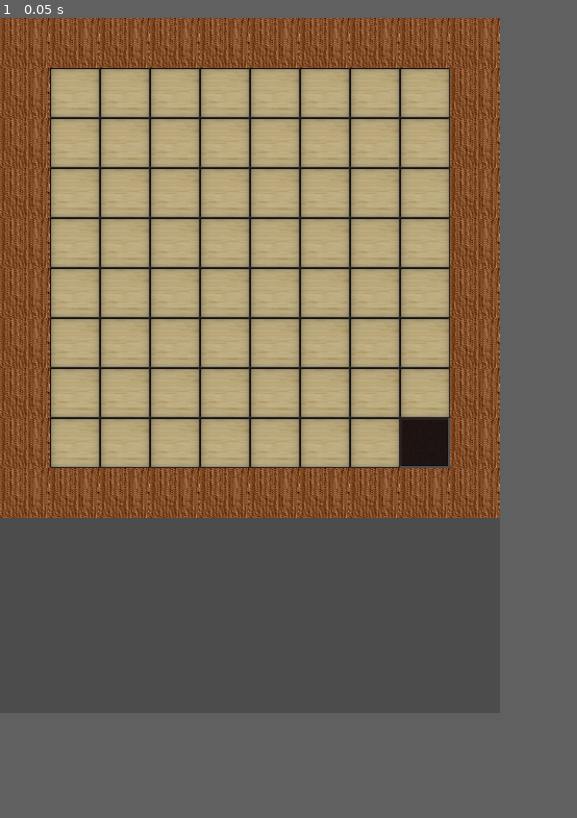
Above: before the commit, frame 1.
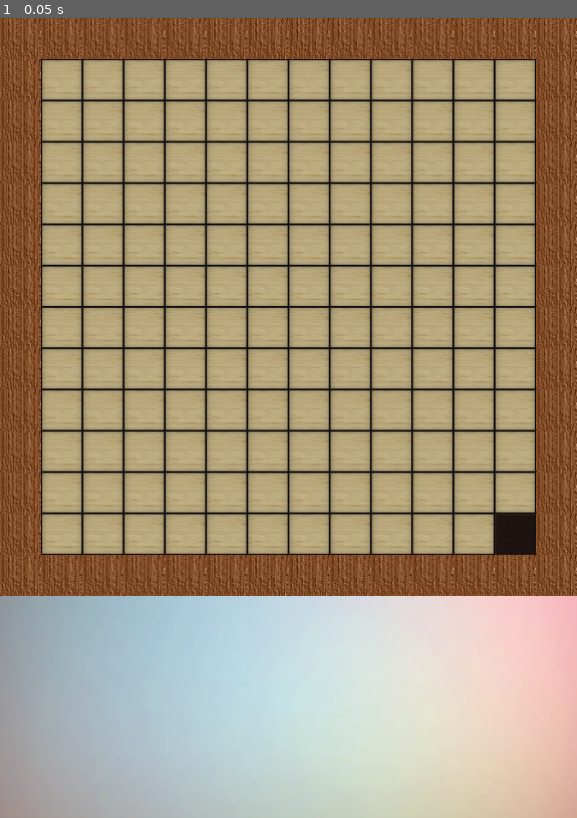
Above: after the commit, the same moment.

Repository: ahmetilgin/WordFinding
Game: Godot game, scene res://game.tscn
Same seed, same stepped clock (60 frames per second), same inputs: the game is played once before the commit and once after it.
Inputs:
- Up to frame 1 (0.05 s): no input
In our replay, the window is 500x695 before the commit and 577x800 after it. These sizes can differ from the game's own. Grey fills any space a smaller window leaves; there, only what the larger window draws over its background counts as a difference.

The runs differ from the first frame. In frame 1, 70% of the frame differs, in the area x 0-100%, y 0-100%.

Commit message:
bug fix

Diff:
--- a/Background.tscn
+++ b/Background.tscn
@@ -5,8 +5,8 @@
 [node name="background" type="Node2D"]
 
 [node name="background" type="TextureRect" parent="."]
-margin_right = 40.0
-margin_bottom = 40.0
+margin_right = 48.0
+margin_bottom = 48.0
 texture = ExtResource( 1 )
 __meta__ = {
 "_edit_use_anchors_": false
--- a/game.gd
+++ b/game.gd
@@ -6,6 +6,7 @@
 func fill_frames(position):
 	var frame = frame_scene.instance()
 	add_child(frame)
+	frame.set_z_index(1)
 	frame.set_scale(Vector2(Globals.divition_ratio,Globals.divition_ratio))
 	frame.set_global_position(position)
 
@@ -38,8 +39,7 @@
 			var back = background.instance()
 			add_child(back)
 			back.set_z_index(-1)
-			var back_size = back.get_node("background").rect_size
-			back.get_node("background")._set_size(back_size * Globals.divition_ratio)
+			back.set_scale(Vector2(Globals.divition_ratio,Globals.divition_ratio))
 			back.set_global_position(Vector2(x * current_cell_size + current_cell_size, y* current_cell_size + current_cell_size))
 			if x == Globals.map_size - 1 and y == Globals.map_size - 1:
 				continue
--- a/game.tscn
+++ b/game.tscn
@@ -1,6 +1,13 @@
-[gd_scene load_steps=2 format=2]
+[gd_scene load_steps=3 format=2]
 
 [ext_resource path="res://game.gd" type="Script" id=1]
+[ext_resource path="res://assets/tile.png" type="Texture" id=2]
 
 [node name="Game" type="Node2D"]
 script = ExtResource( 1 )
+
+[node name="tile" type="Sprite" parent="."]
+position = Vector2( 349.815, 422.613 )
+scale = Vector2( 6.12642, 8.95523 )
+z_index = -1
+texture = ExtResource( 2 )
--- a/globals.gd
+++ b/globals.gd
@@ -1,8 +1,9 @@
 extends Node
 
-var map_size = 8
+var map_size = 12
 var cell_size = 48
 var divition_ratio = 1
+
 enum rotations{
 	up,
 	down,
--- a/project.godot
+++ b/project.godot
@@ -25,8 +25,8 @@
 
 [display]
 
-window/size/width=500
-window/size/height=695
+window/size/width=674
+window/size/height=933
 window/size/resizable=false
 
 [input_devices]
